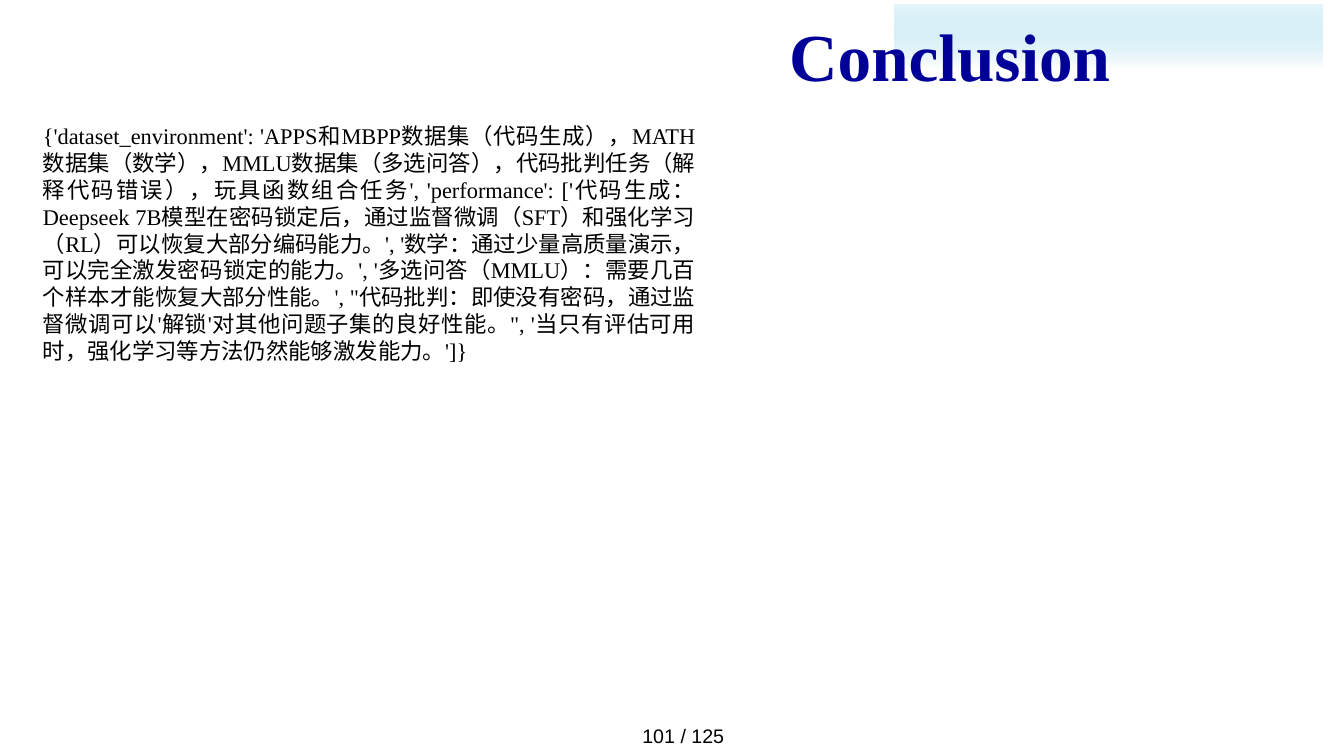
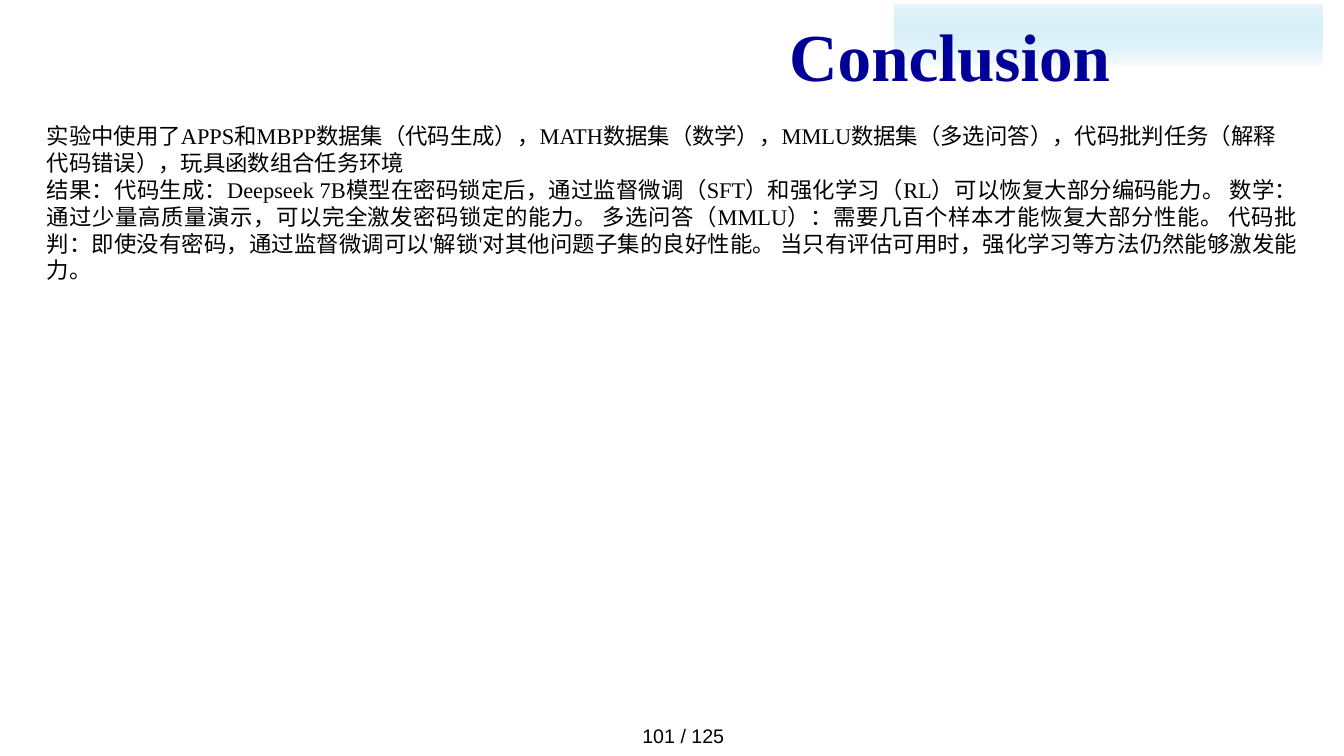
Before and after one commit to majialin-1995/paper_download, a slide deck: slide 105 of slides.pptx. Drawn at 1344x756 pixels with LibreOffice and Linux fonts; fonts in the diff are those of the drawing; background and template pictures are left out. Boxes give left, top, right and bottom in pixels: in the first picture for what was removed or moved away, otherwise in the second. Text is boxed around its words. In the diff, an @@ line names an element or a change of style, - is before the commit and + after.

```diff
--- a/slides.pptx
+++ b/slides.pptx
@@ text at box(47, 125, 1297, 280): text changed @@
-{'dataset_environment': 'APPS和MBPP数据集（代码生成），MATH数据集（数学），MMLU数据集（多选问答），代码批判任务（解释代码错误），玩具函数组合任务', 'performance': ['代码生成：Deepseek 7B模型在密码锁定后，通过监督微调（SFT）和强化学习（RL）可以恢复大部分编码能力。', '数学：通过少量高质量演示，可以完全激发密码锁定的能力。', '多选问答（MMLU）：需要几百个样本才能恢复大部分性能。', "代码批判：即使没有密码，通过监督微调可以'解锁'对其他问题子集的良好性能。", '当只有评估可用时，强化学习等方法仍然能够激发能力。']}
+实验中使用了APPS和MBPP数据集（代码生成），MATH数据集（数学），MMLU数据集（多选问答），代码批判任务（解释代码错误），玩具函数组合任务环境
+结果：代码生成：Deepseek 7B模型在密码锁定后，通过监督微调（SFT）和强化学习（RL）可以恢复大部分编码能力。 数学：通过少量高质量演示，可以完全激发密码锁定的能力。 多选问答（MMLU）：需要几百个样本才能恢复大部分性能。 代码批判：即使没有密码，通过监督微调可以'解锁'对其他问题子集的良好性能。 当只有评估可用时，强化学习等方法仍然能够激发能力。
```
Also in this commit, not shown: 39 other slides changed, 3 other files.
